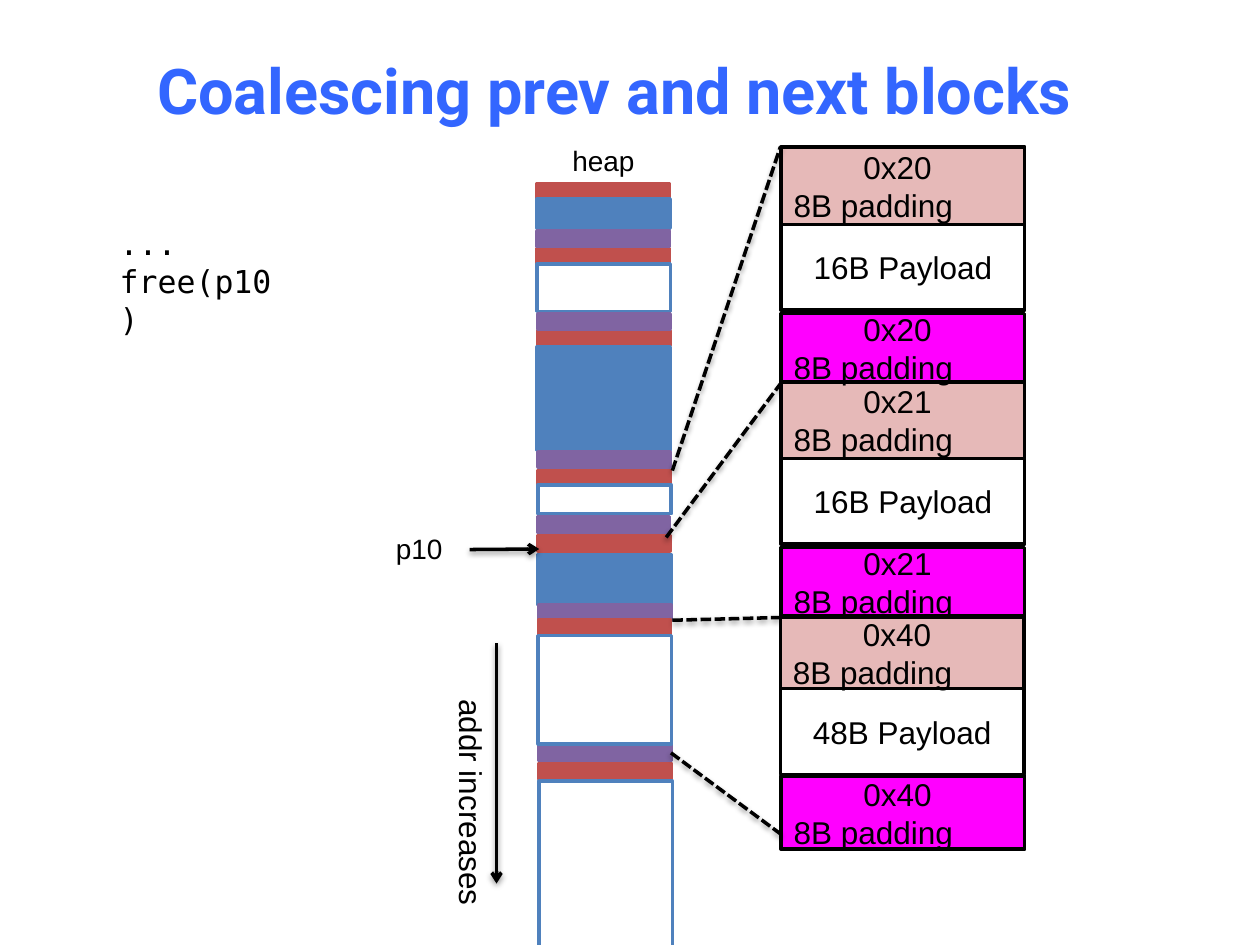
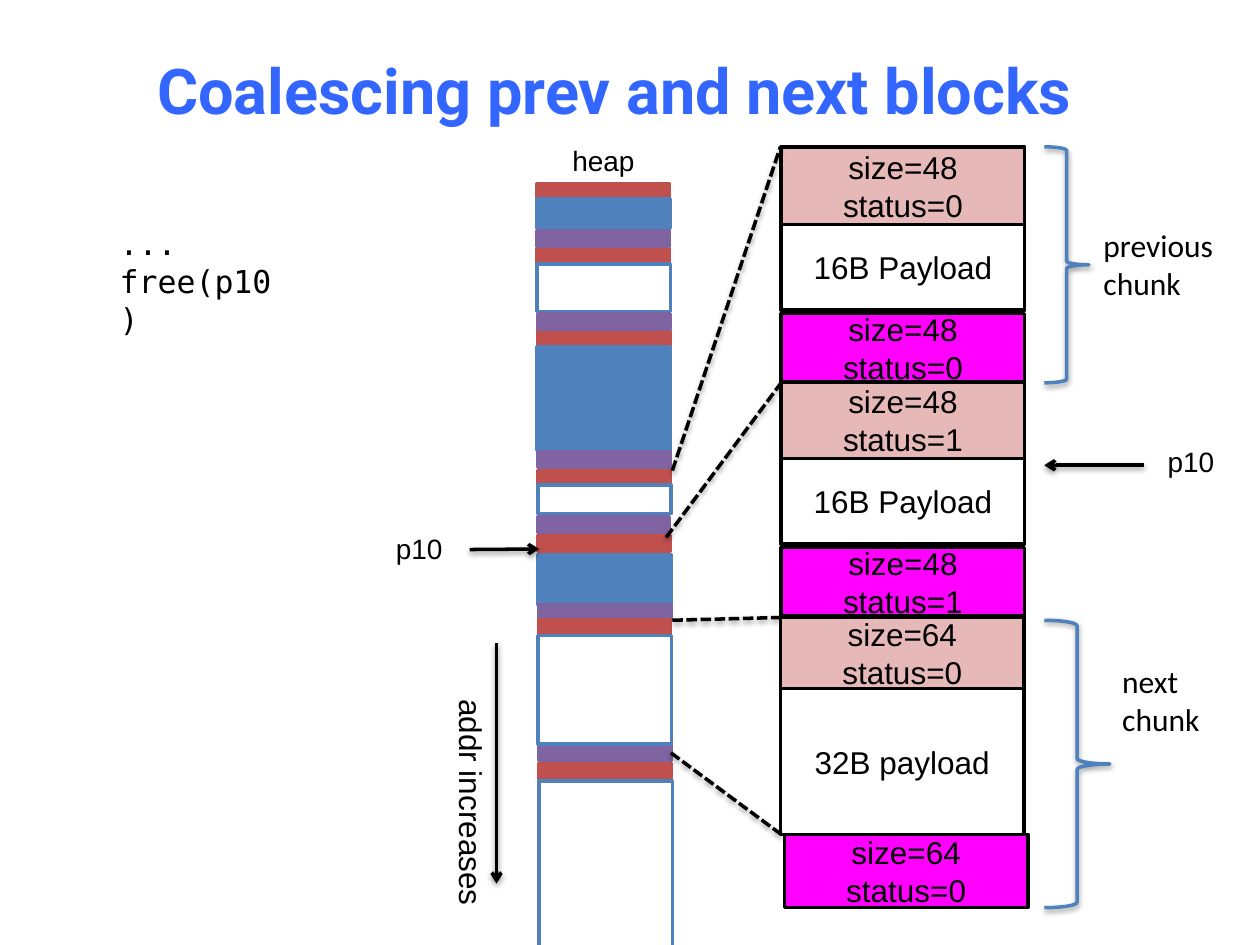
Before and after one commit to NYU-CSO/nyu-cso.github.io, a slide deck: slide 41 of notes/14-Dynamic_Allocator.pptx (slide 40 before the commit). Drawn at 1260x945 pixels with LibreOffice and Linux fonts; fonts in the diff are those of the drawing. Boxes give left, top, right and bottom in pixels: in the first picture for what was removed or moved away, otherwise in the second. Text is boxed around its words. In the diff, an @@ line names an element or a change of style, - is before the commit and + after.

```diff
--- a/notes/14-Dynamic_Allocator.pptx
+++ b/notes/14-Dynamic_Allocator.pptx
@@ right brace added at <box>1045,147,1089,383</box>, outline #4F81BD 2 pt @@
@@ text in rectangle at <box>843,156,963,218</box>: text changed @@
-0x20
-8B padding
+size=48
+status=0
@@ text added at <box>1103,235,1212,296</box>, 18 pt, text #000000 @@
+previous
+chunk
@@ text in rectangle at <box>843,318,963,385</box>: text changed @@
-0x20
-8B padding
+size=48
+status=0
@@ text in rectangle at <box>843,390,963,452</box>: text changed @@
-0x21
-8B padding
+size=48
+status=1
@@ arrow added from (1144, 465) to (1045, 465), #000000 2 pt @@
@@ text added at <box>1168,452,1215,477</box>, 16 pt, text #000000 @@
+p10
@@ text in rectangle at <box>843,552,963,619</box>: text changed @@
-0x21
-8B padding
+size=48
+status=1
@@ text in rectangle at <box>842,623,962,690</box>: text changed @@
-0x40
-8B padding
+size=64
+status=0
@@ right brace added at <box>1045,620,1110,907</box>, outline #4F81BD 2 pt @@
@@ rectangle "32B payload": place and size @@
-rectangle "32B payload" at <box>780,688,1023,774</box>
+rectangle "32B payload" at <box>780,688,1023,834</box>
@@ text added at <box>1122,673,1199,732</box>, 18 pt, text #000000 @@
+next
+chunk
@@ text in rectangle at <box>815,751,989,780</box>: text changed @@
-48B Payload
+32B payload
@@ rectangle "size=64": place and size @@
-rectangle "size=64" at <box>781,776,1024,849</box>
+rectangle "size=64" at <box>785,834,1028,907</box>
@@ text in rectangle at <box>846,841,966,908</box>: text changed @@
-0x40
-8B padding
+size=64
+status=0
```
Also in this commit, not shown: 14 other slides changed, 5 slides added, 5 slides removed, 3 other files.
